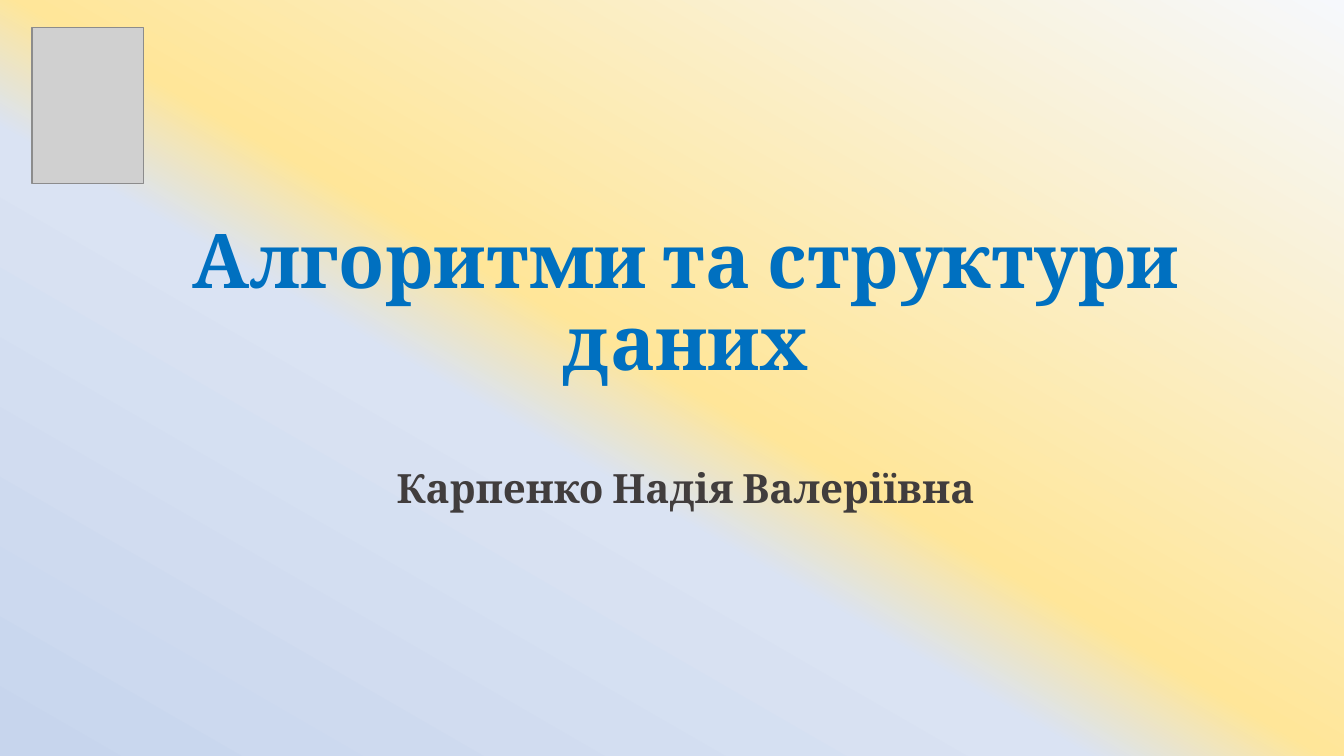
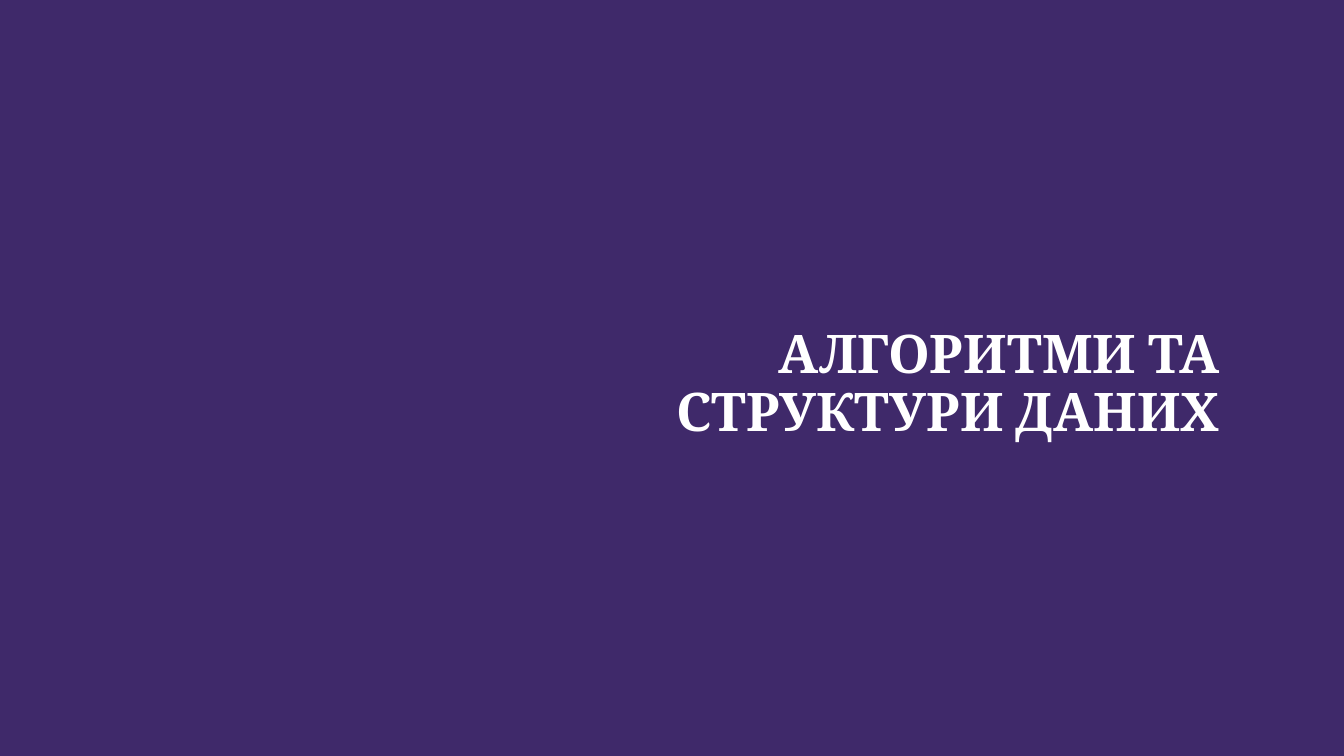
Before and after one commit to ArtemKlym/git_presentation, a slide deck: slide 1 of Git_1 part.pptx. Drawn at 1344x756 pixels with LibreOffice and Linux fonts; fonts in the diff are those of the drawing; grey boxes stand for pictures; background and template pictures are left out. Boxes give left, top, right and bottom in pixels: in the first picture for what was removed or moved away, otherwise in the second. Text is boxed around its words. In the diff, an @@ line names an element or a change of style, - is before the commit and + after.

```diff
--- a/Git_1 part.pptx
+++ b/Git_1 part.pptx
@@ background gradient #F6F8FC to #FFE699 to #DAE3F3 to #C7D5ED to picture (left out) @@
@@ picture removed at (32,27,143,182) @@
@@ title at (676,334,1220,442): text changed; size 54 to 38 pt; text colour #0070C0 to #FFFFFF @@
-Алгоритми та структури даних
-Карпенко Надія Валеріївна
+АЛГОРИТМИ ТА СТРУКТУРИ ДАНИХ
```
Also in this commit, not shown: 8 slides added, 28 slides removed.
